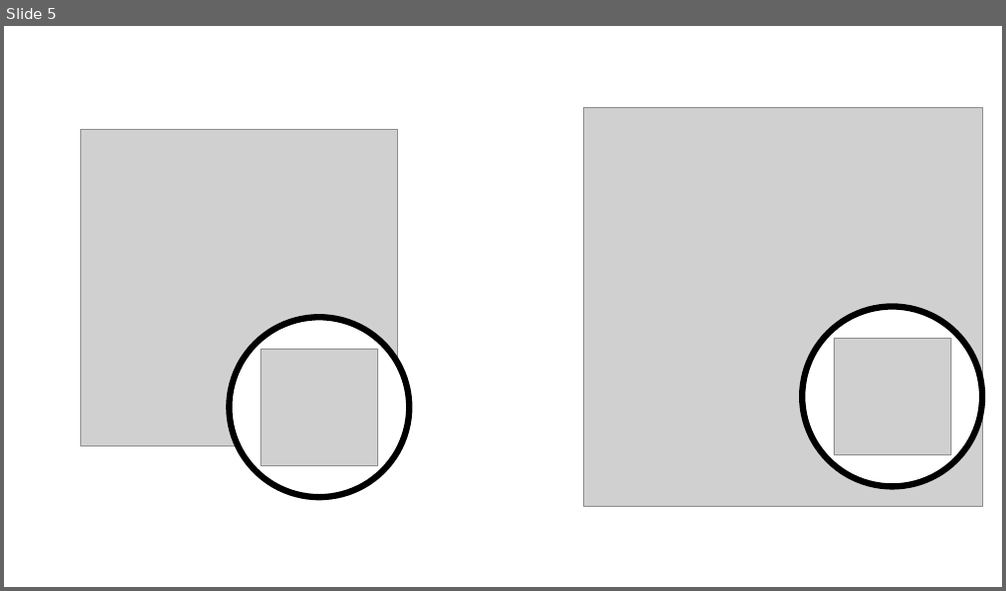
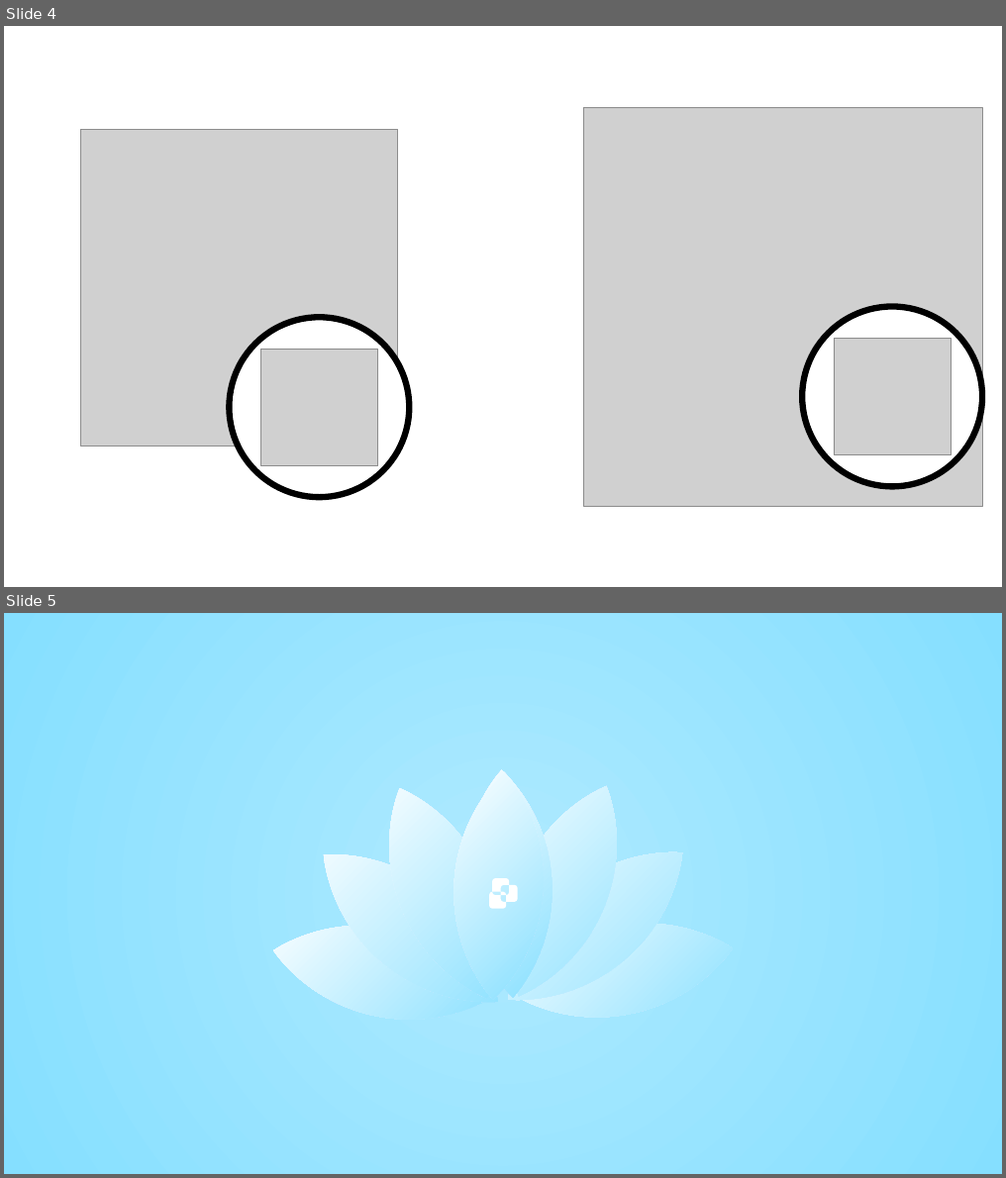
Before and after one commit to JacksonLinQAQ/privestornet-network-storage-system, a slide deck: Privestornet/Privestornet/PSNApplication/static/images/images.pptx. Shown one above the other, each under a label of ours: slide 5 before the commit, slides 4 and 5 after it. The pictures are 1006x591 and 1006x1178 pixels, drawn with LibreOffice and Linux fonts; fonts in the diff are those of the drawing; grey boxes stand for pictures. Boxes give left, top, right and bottom in pixels: in the first picture for what was removed or moved away, otherwise in the second. Text is boxed around its words. In the diff, an @@ line names an element or a change of style, - is before the commit and + after.

```diff
--- a/Privestornet/Privestornet/PSNApplication/static/images/images.pptx
+++ b/Privestornet/Privestornet/PSNApplication/static/images/images.pptx
@@ slide 5 added at box(4, 613, 1002, 1174), background #FFFFFF @@
@@ rectangle added at box(4, 613, 1002, 1174), fill gradient #AFEAFF to #85DFFF @@
@@ group added at box(265, 768, 742, 1038): 8 freeform shapes @@
@@ freeform shape added at box(489, 878, 518, 909), fill #FFFFFF @@
@@ what was slide 5 is now slide 4 @@
```
Also in this commit, not shown: 1 other slide added, 1 slide removed, 54 other files.
